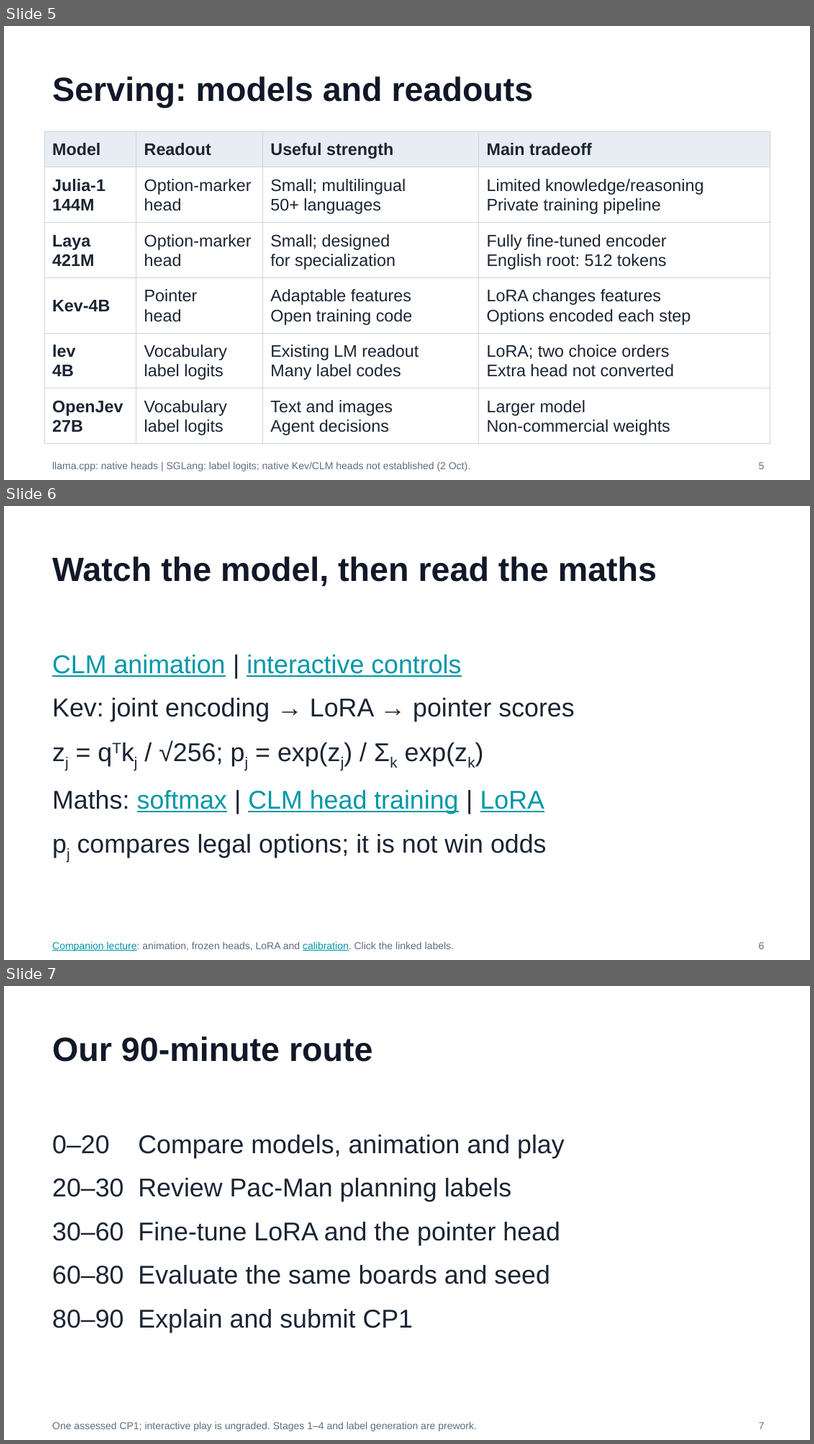
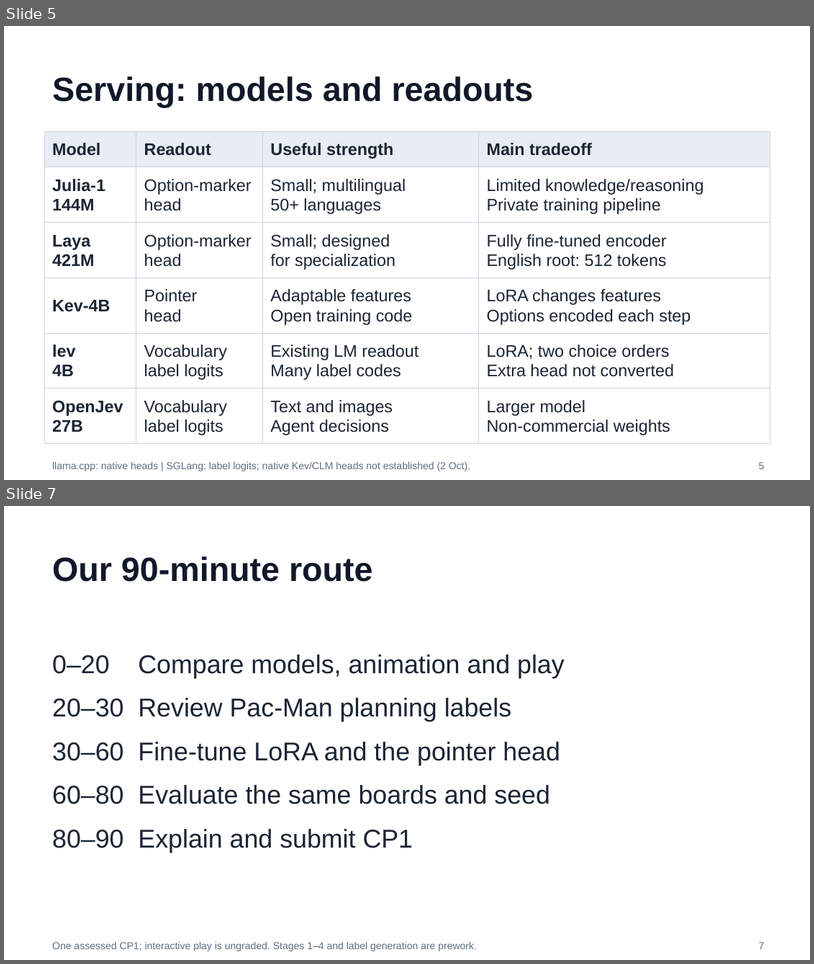
Before and after one commit to huixu11/QPlusLearning, a slide deck: labs/lab-01-kev-pacman/slides/pacman-lab.pptx. Shown one above the other, each under a label of ours: slides 5, 6 and 7 before the commit, slides 5 and 7 after it; the slides between them are not shown. The pictures are 814x1444 and 814x964 pixels, drawn with LibreOffice and Linux fonts; fonts in the diff are those of the drawing. Boxes give left, top, right and bottom in pixels: in the first picture for what was removed or moved away, otherwise in the second. Text is boxed around its words. In the diff, an @@ line names an element or a change of style, - is before the commit and + after.

```diff
--- a/labs/lab-01-kev-pacman/slides/pacman-lab.pptx
+++ b/labs/lab-01-kev-pacman/slides/pacman-lab.pptx
@@ slide 6 removed at <box>4,506,810,960</box>, background #FFFFFF @@
@@ title removed at <box>52,556,657,587</box> @@
-Watch the model, then read the maths
@@ text removed at <box>52,654,574,857</box> @@
-CLM animation | interactive controls
-Kev: joint encoding → LoRA → pointer scores
-zj = qTkj / √256; pj = exp(zj) / Σk exp(zk)
-Maths: softmax | CLM head training | LoRA
-pj compares legal options; it is not win odds
@@ text removed at <box>52,942,454,951</box> @@
-Companion lecture: animation, frozen heads, LoRA and calibration. Click the linked labels.
@@ text removed at <box>759,942,765,949</box> @@
-6
```
Also in this commit, not shown: 5 slides changed, 2 slides added, 1 other slide removed, 7 other files.
